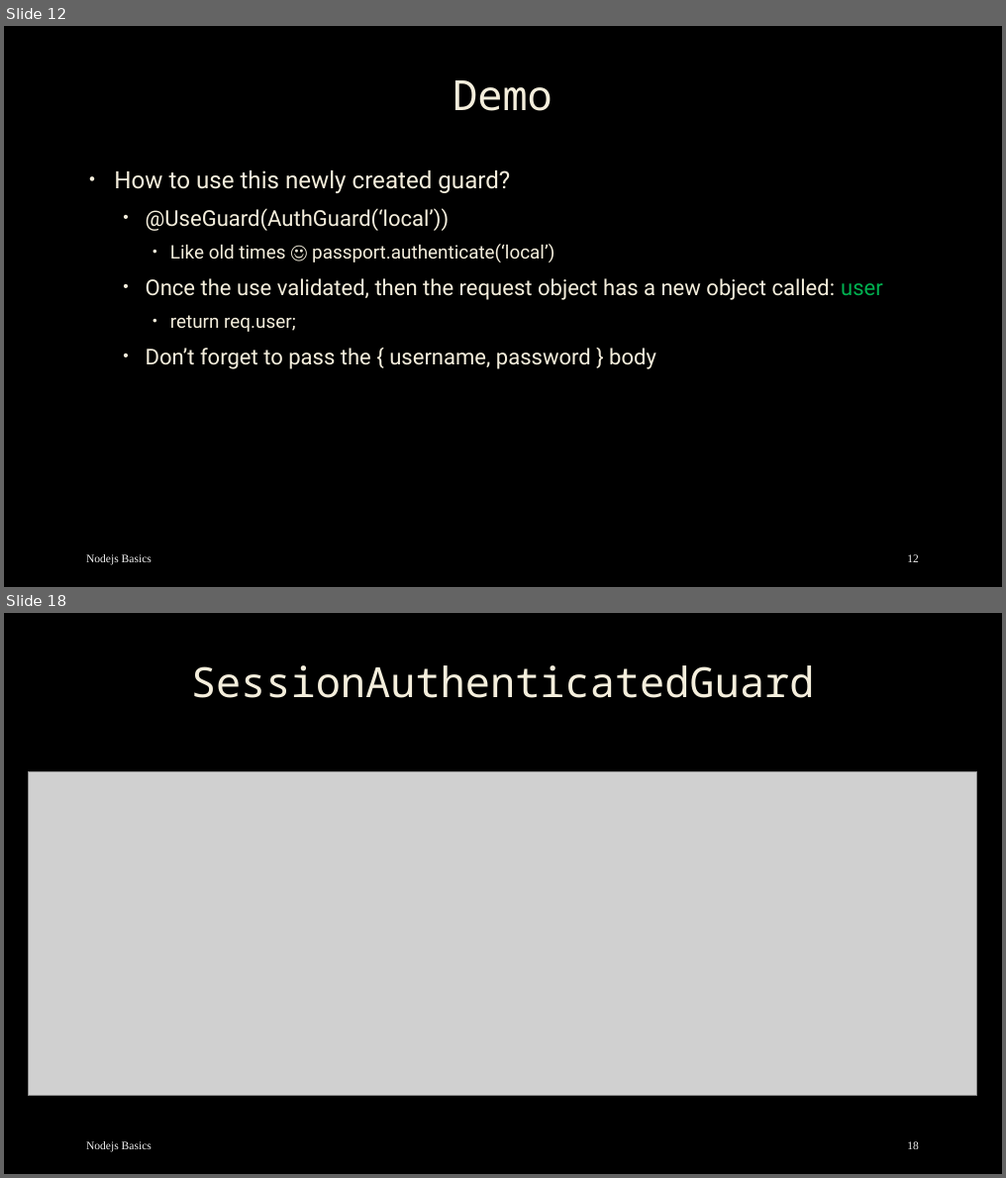
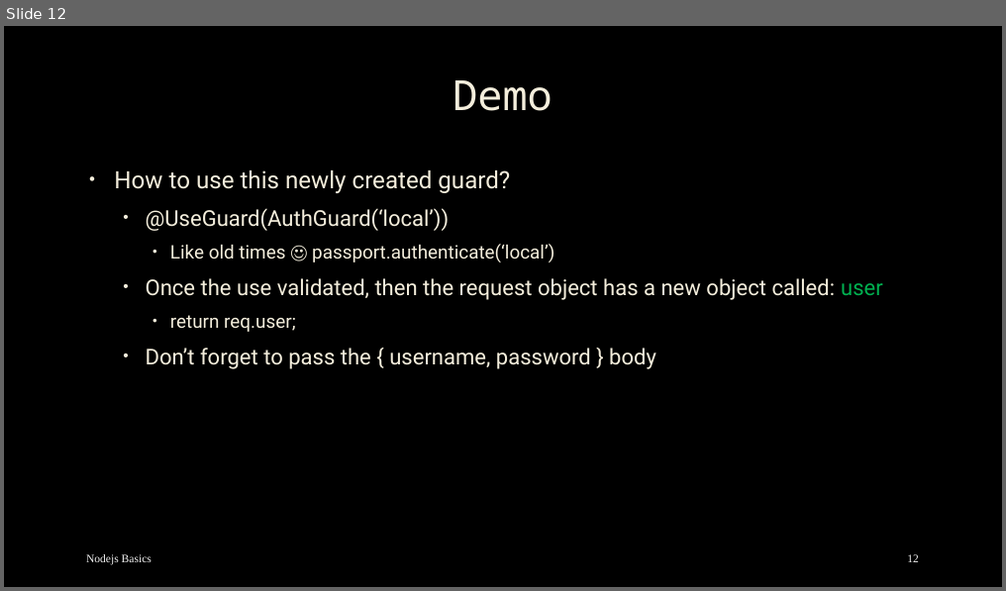
Before and after one commit to mostafa8026/nestjs-course, a slide deck: nestjs/nestjs-09.pptx. Shown one above the other, each under a label of ours: slides 12 and 18 before the commit, slide 12 after it; the slides between them are not shown. The pictures are 1006x1178 and 1006x591 pixels, drawn with LibreOffice and Linux fonts; fonts in the diff are those of the drawing; grey boxes stand for pictures; background and template pictures are left out. Boxes give left, top, right and bottom in pixels: in the first picture for what was removed or moved away, otherwise in the second. Text is boxed around its words. In the diff, an @@ line names an element or a change of style, - is before the commit and + after.

Commit message:
fix: 🐛 session09 nest.js scripts added

```diff
--- a/nestjs/nestjs-09.pptx
+++ b/nestjs/nestjs-09.pptx
@@ slide 18 removed at bbox=[4, 613, 1002, 1174], background picture (left out) @@
@@ title removed at bbox=[191, 665, 815, 698] @@
-SessionAuthenticatedGuard
@@ picture removed at bbox=[28, 771, 977, 1095] @@
@@ text removed at bbox=[86, 1142, 152, 1153] @@
-Nodejs Basics
@@ page number removed at bbox=[907, 1142, 919, 1150] @@
-18
```
Also in this commit, not shown: 2 slides changed, 8 other slides removed, 18 other files.
